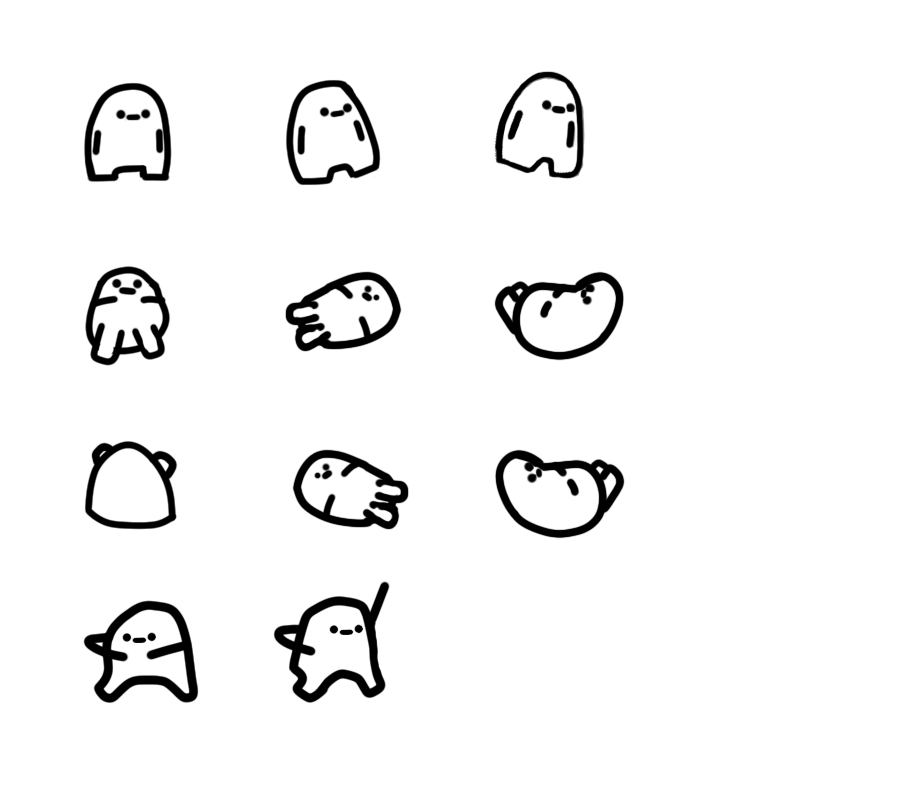
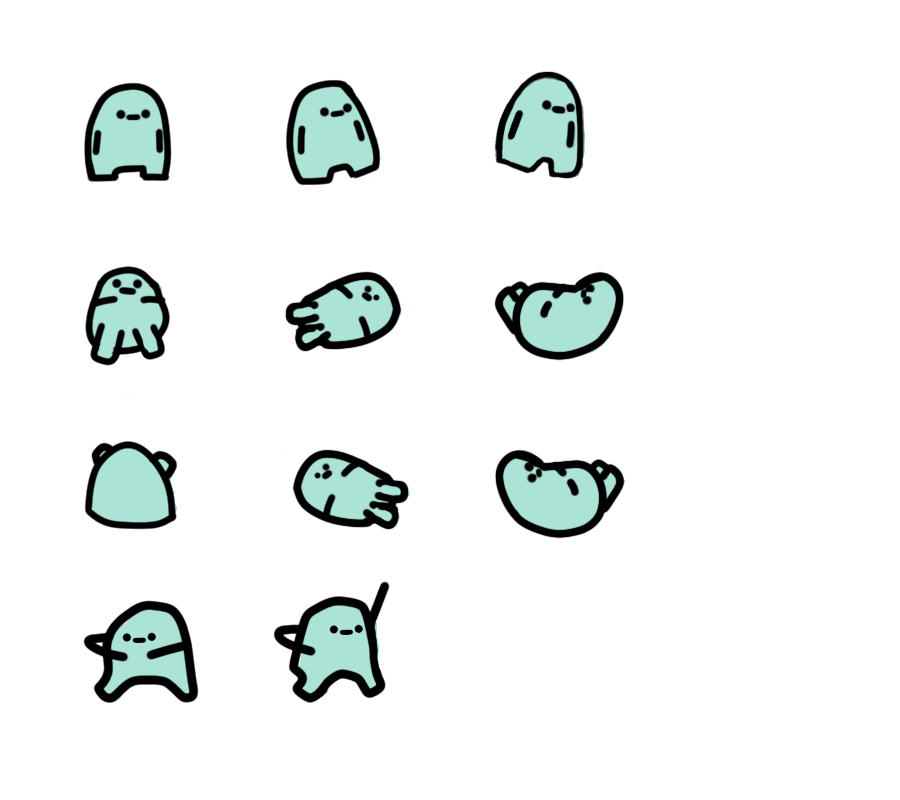
Revision of a layered (900, 800) image; what changed, layer by layer:
added layer "baseColor" in group "base-Tier" over box(53, 76, 625, 699)
